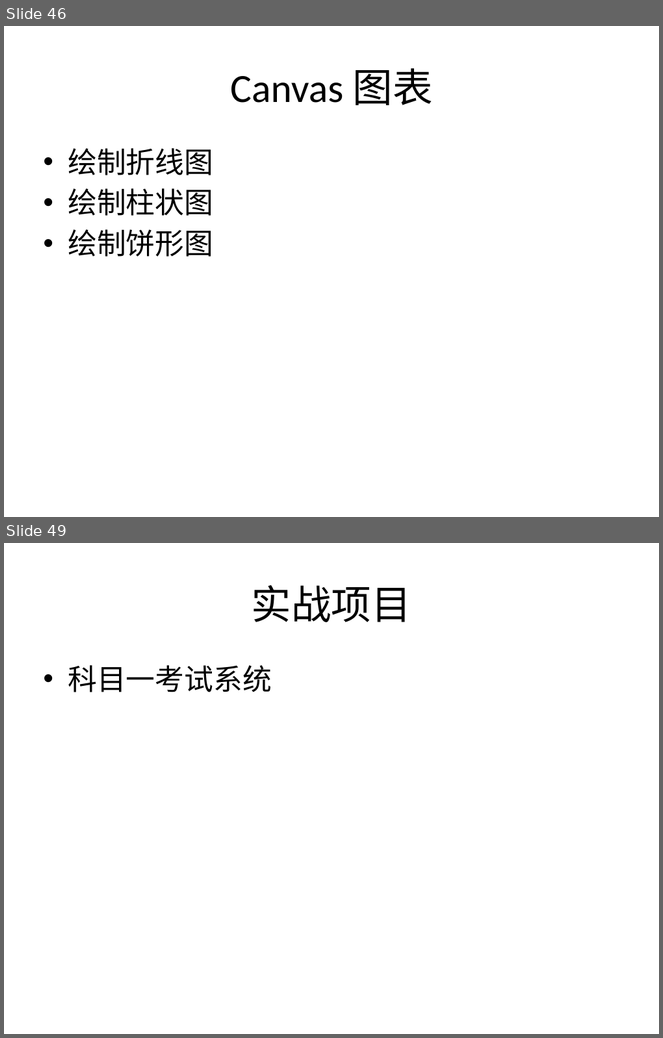
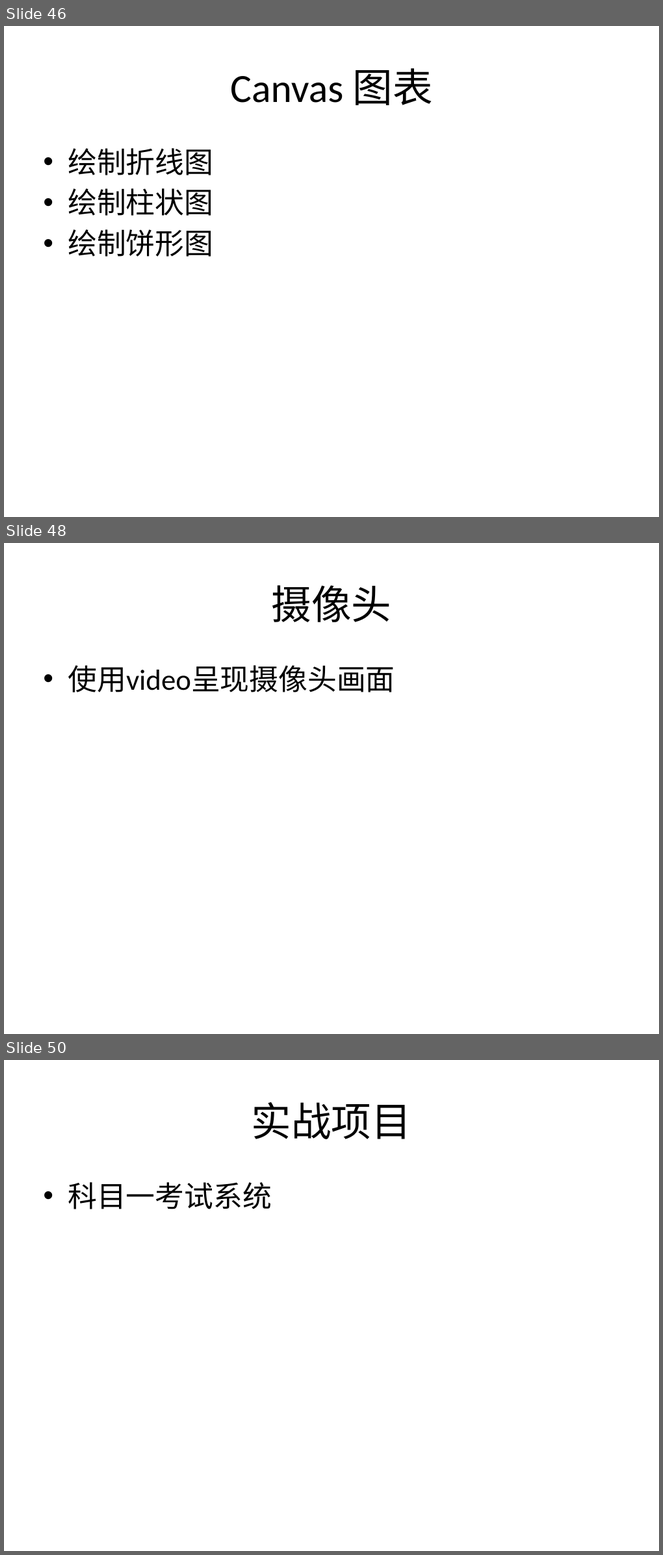
Before and after one commit to plter/HTML5Course20160612, a slide deck: Web前端教学记录.pptx. Shown one above the other, each under a label of ours: slides 46 and 49 before the commit, slides 46, 48 and 50 after it; the slides between them are not shown. The pictures are 663x1038 and 663x1555 pixels, drawn with LibreOffice and Linux fonts; fonts in the diff are those of the drawing. Boxes give left, top, right and bottom in pixels: in the first picture for what was removed or moved away, otherwise in the second. Text is boxed around its words. In the diff, an @@ line names an element or a change of style, - is before the commit and + after.

```diff
--- a/Web前端教学记录.pptx
+++ b/Web前端教学记录.pptx
@@ slide 48 added at box(4, 543, 659, 1034), background #FFFFFF @@
@@ title added at box(271, 585, 391, 622), 44 pt, text #000000 @@
+摄像头
@@ text added at box(68, 665, 395, 693), 32 pt, text #000000 @@
+• 使用video呈现摄像头画面
@@ what was slide 49 is now slide 50 @@
```
Also in this commit, not shown: 2 slides changed, 6 other files.
